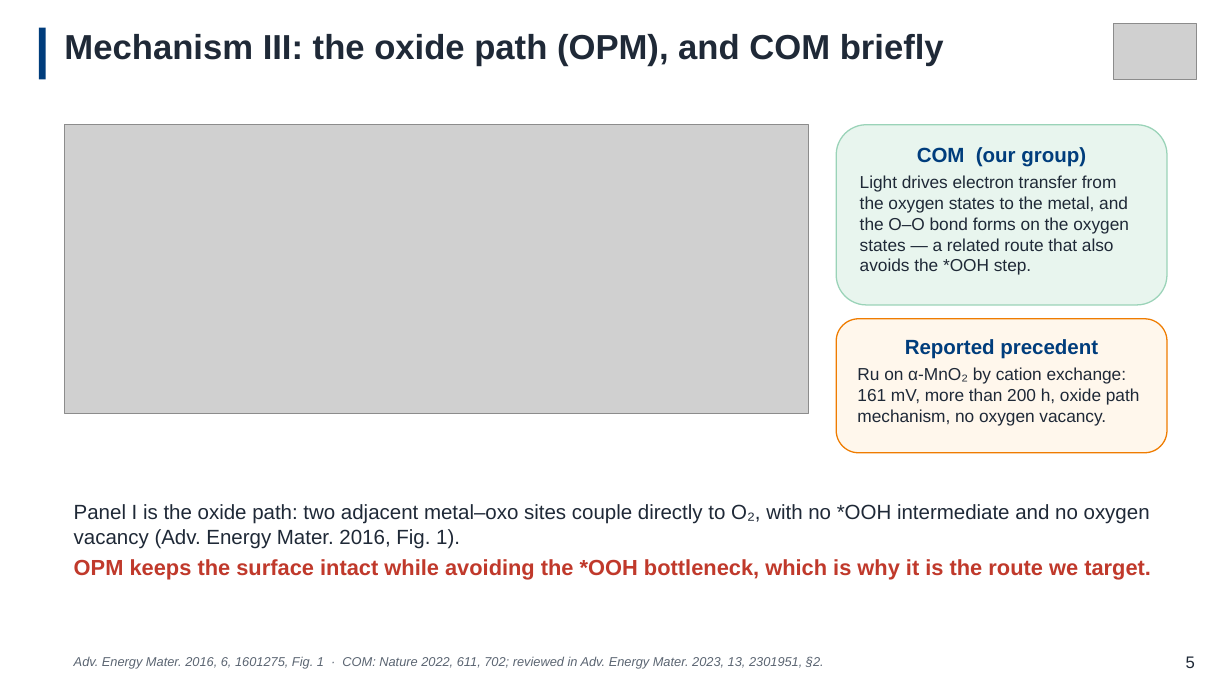
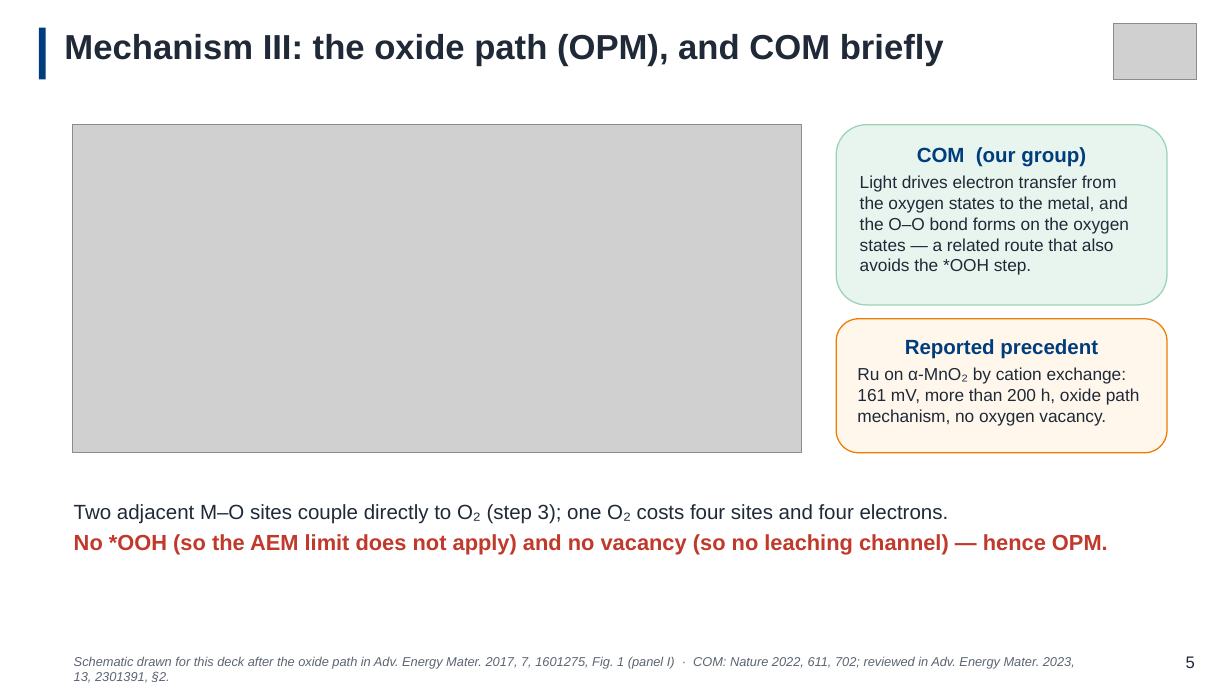
Before and after one commit to Oliver102259/test, a slide deck: slide 6 of FYP/组会/2026.9.24/9.24-v3.pptx. Drawn at 1232x693 pixels with LibreOffice and Linux fonts; fonts in the diff are those of the drawing; grey boxes stand for pictures. Boxes give left, top, right and bottom in pixels: in the first picture for what was removed or moved away, otherwise in the second. Text is boxed around its words. In the diff, an @@ line names an element or a change of style, - is before the commit and + after.

```diff
--- a/FYP/组会/2026.9.24/9.24-v3.pptx
+++ b/FYP/组会/2026.9.24/9.24-v3.pptx
@@ picture: place and size @@
-picture at (65,125,809,414)
+picture at (72,125,801,453)
@@ text at (74,504,1108,555): text changed @@
-Panel I is the oxide path: two adjacent metal–oxo sites couple directly to O₂, with no *OOH intermediate and no oxygen vacancy (Adv. Energy Mater. 2016, Fig. 1).
-OPM keeps the surface intact while avoiding the *OOH bottleneck, which is why it is the route we target.
+Two adjacent M–O sites couple directly to O₂ (step 3); one O₂ costs four sites and four electrons.
+No *OOH (so the AEM limit does not apply) and no vacancy (so no leaching channel) — hence OPM.
@@ text at (74,656,1075,683): text changed @@
-Adv. Energy Mater. 2016, 6, 1601275, Fig. 1 · COM: Nature 2022, 611, 702; reviewed in Adv. Energy Mater. 2023, 13, 2301951, §2.
+Schematic drawn for this deck after the oxide path in Adv. Energy Mater. 2017, 7, 1601275, Fig. 1 (panel I) · COM: Nature 2022, 611, 702; reviewed in Adv. Energy Mater. 2023, 13, 2301391, §2.
```
Also in this commit, not shown: 4 other slides changed.
